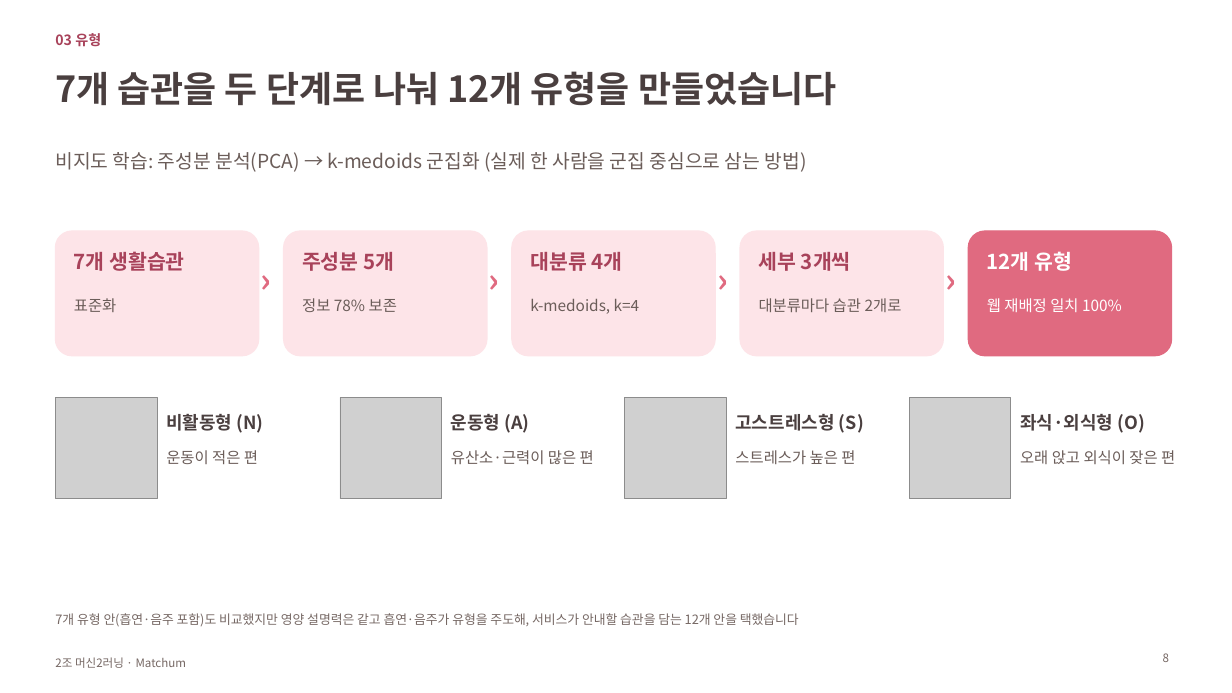
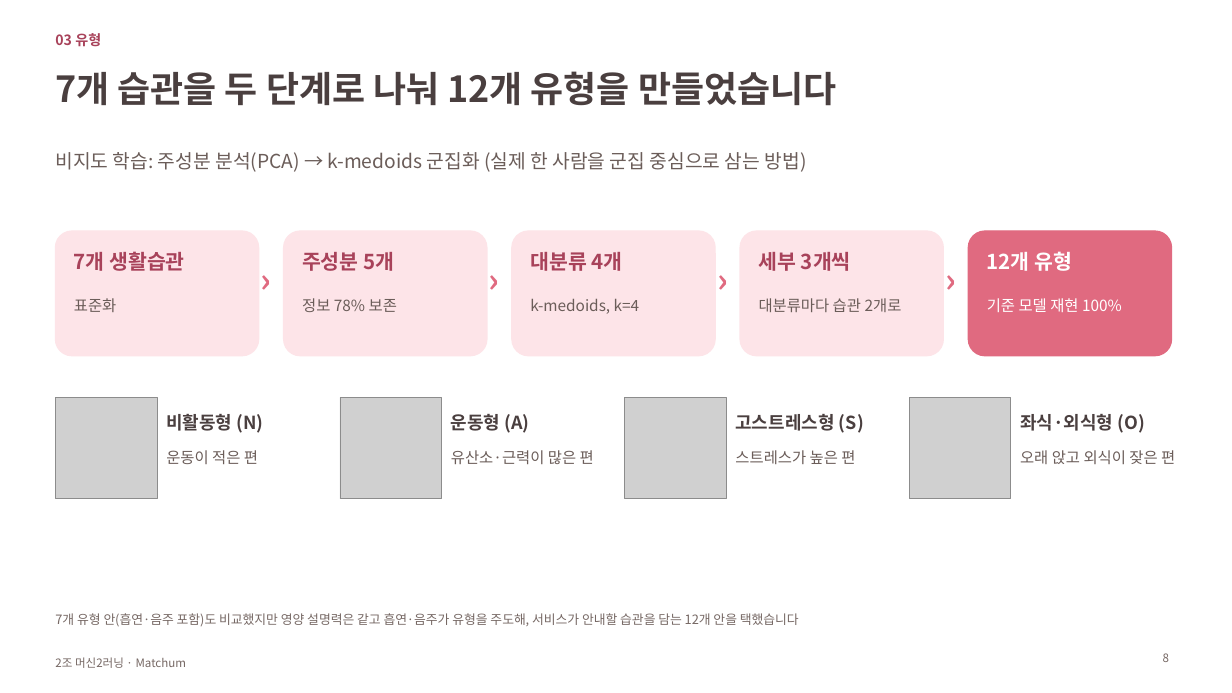
Before and after one commit to BigskyYang/Matchum, a slide deck: slide 8 of Yuhwan/발표_B안/최종발표_B안_생활습관유형_부족영양소.pptx. Drawn at 1232x693 pixels with LibreOffice and Linux fonts; fonts in the diff are those of the drawing; grey boxes stand for pictures. Boxes give left, top, right and bottom in pixels: in the first picture for what was removed or moved away, otherwise in the second. Text is boxed around its words. In the diff, an @@ line names an element or a change of style, - is before the commit and + after.

Commit message:
feat(web): 유형 설명과 개인 예측을 구분하고 설문 분기 및 발표 자료 개편

```diff
--- a/Yuhwan/발표_B안/최종발표_B안_생활습관유형_부족영양소.pptx
+++ b/Yuhwan/발표_B안/최종발표_B안_생활습관유형_부족영양소.pptx
@@ text at (987, 298, 1122, 312): text changed @@
-웹 재배정 일치 100%
+기준 모델 재현 100%
```
Also in this commit, not shown: 11 other slides changed, 5 slides added, 1 slide removed, 36 other files.
